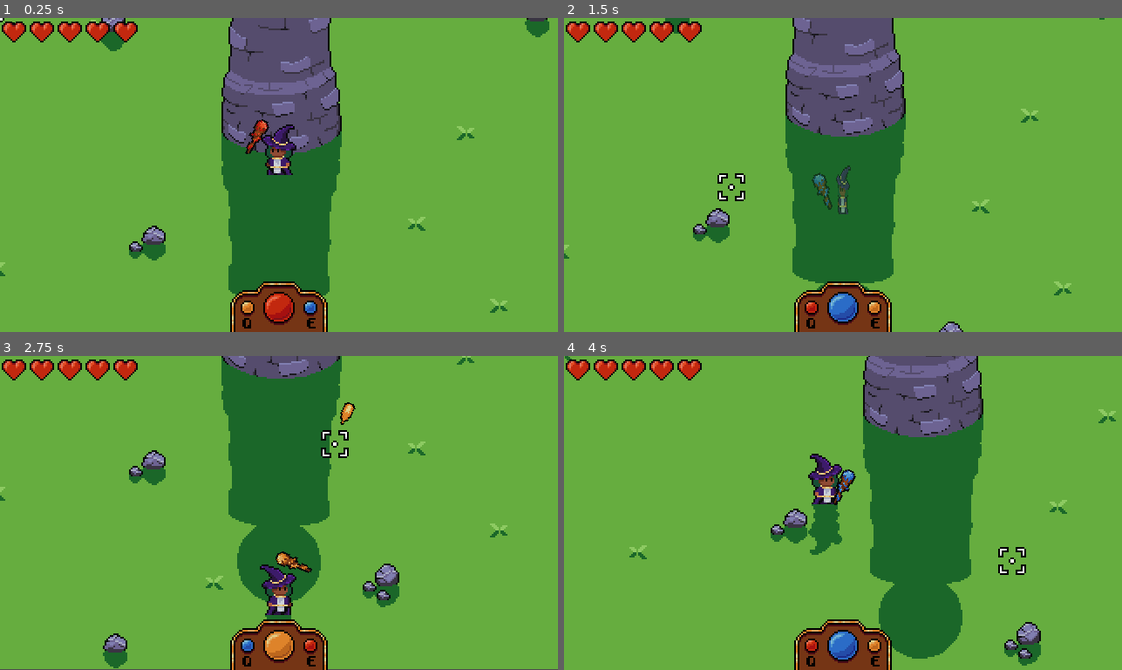
Above: before the commit, frames 1-4 (two rows, left to right).
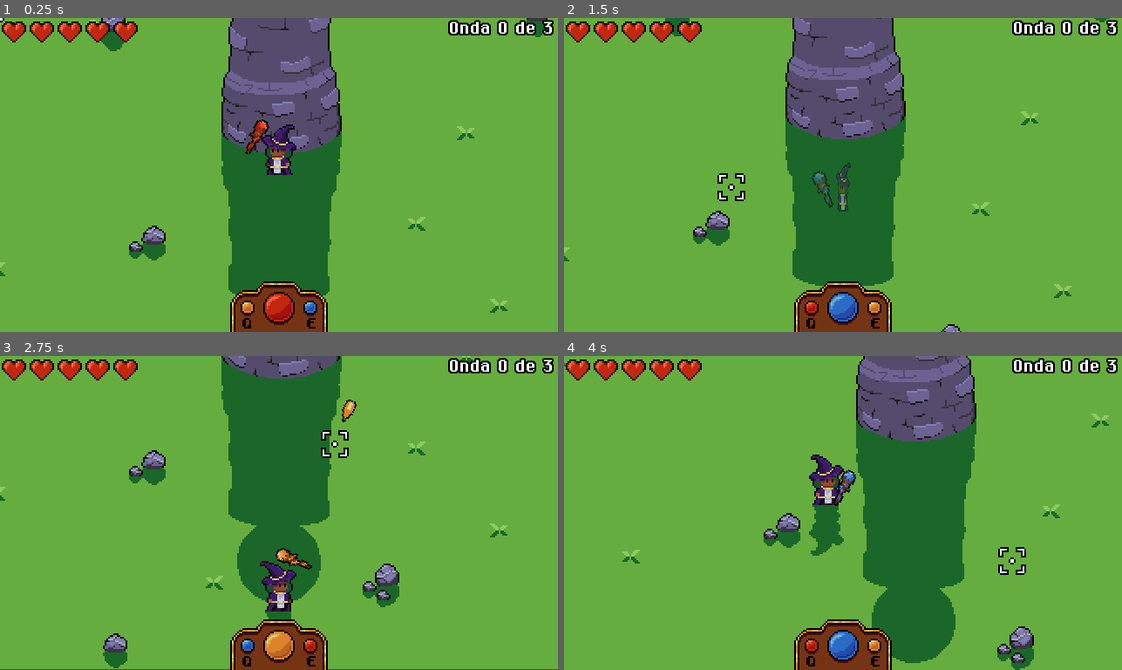
Above: after the commit, the same moments.

Repository: Triceru179/GameJam5
Game: Godot game, scene res://scenes/Game.tscn
Two runs of this game, one before a commit and one after it. Both use one fixed random seed, a clock stepped at 60 frames per second and the inputs below.
Inputs (mouse positions are in pixels of both pictures, inside the frame that each line leads up to):
- Up to frame 1 (0.25 s): no input
- Up to frame 2 (1.5 s): tap Enter (action_accept) at 0.5, 0.6 s; move the mouse to (965, 159) at 0.52 s; hold E (action_color_swap_right) 0.53-1.28 s; move the mouse to (731, 190) at 1.27 s; hold S (action_down) from 1.28 s (still down); right-click (731, 190) at 1.35 s
- Up to frame 3 (2.75 s): move the mouse to (334, 443) at 2.02 s; release S (action_down) at 2.03 s; hold E (action_color_swap_right) from 2.03 s (still down); click (334, 443) at 2.1 s
- Up to frame 4 (4 s): move the mouse to (815, 575) at 2.77 s; release E (action_color_swap_right) at 2.78 s; hold W (action_up) 2.78-3.53 s; tap Enter (action_accept) at 2.85 s; move the mouse to (1010, 560) at 3.52 s; hold Q (action_color_swap_left) from 3.53 s (still down); hold Right mouse button (action_dash) from 3.53 s (still down)

The runs differ from the first frame. In frame 1, 0.7% of the frame differs, in the area x 80-100%, y 0-6%; in frame 2, 3.6%; in frame 3, 1.7%; in frame 4, 7.1%, in the area x 0-100%, y 0-100%.

Commit message:
Wave HUD added

Diff:
--- a/actors/actor.gd
+++ b/actors/actor.gd
@@ -1,5 +1,7 @@
 extends KinematicBody2D
 class_name Actor
+
+signal died
 
 export(Resource) var actor_data = null
 
@@ -32,6 +34,7 @@
 
 func _on_Health_changed(current_health):
 	if current_health <= 0:
+		emit_signal("died")
 		queue_free()
 	else:
 		Globals.blink_white($BodyPaletteSwapper)
--- a/actors/enemies/Enemy.tscn
+++ b/actors/enemies/Enemy.tscn
@@ -24,6 +24,7 @@
 material = SubResource( 1 )
 
 [node name="Pushbox" parent="." index="2"]
+visible = true
 shape = SubResource( 2 )
 
 [node name="Hurtbox" parent="." index="3"]
--- a/actors/enemies/enemy.gd
+++ b/actors/enemies/enemy.gd
@@ -1,7 +1,5 @@
 extends Actor
 class_name Enemy
-
-signal killed
 
 onready var attack_cooldown_timer := $AttackCooldown
 onready var player_detector = get_tree().get_current_scene().get_node("World/PlayerDetector")
@@ -33,7 +31,6 @@
 		return
 
 	var p = area.get_parent() as Projectile
-
 	if p != null && p.color_i == current_color_index:
 		p.destroy_projectile()
 
@@ -42,7 +39,7 @@
 
 func _on_Health_changed(current_health):
 	if current_health <= 0:
-		emit_signal("killed")
+		emit_signal("died")
 		queue_free()
 	else:
 		Globals.blink_white($BodyPaletteSwapper)
--- a/actors/enemies/player_detector.gd
+++ b/actors/enemies/player_detector.gd
@@ -11,7 +11,7 @@
 	if player != null:
 		return (point - player.global_position).normalized()
 	else:
-		return Vector2.ZERO
+		return Vector2(randf(), randf()).normalized()
 
 func get_player_sqr_distance_to(point: Vector2):
 	if player != null:
--- a/actors/enemies/slime/Slime.tscn
+++ b/actors/enemies/slime/Slime.tscn
@@ -191,8 +191,6 @@
 extents = Vector2( 6, 5 )
 
 [node name="Slime" instance=ExtResource( 1 )]
-collision_layer = 0
-collision_mask = 1
 script = ExtResource( 6 )
 actor_data = ExtResource( 8 )
 
@@ -211,10 +209,9 @@
 texture = ExtResource( 2 )
 offset = Vector2( 0, -14 )
 hframes = 7
-frame = 1
+frame = 2
 
 [node name="Pushbox" parent="." index="2"]
-visible = true
 position = Vector2( 0, -2 )
 shape = SubResource( 6 )
 
--- a/actors/player/player.gd
+++ b/actors/player/player.gd
@@ -9,8 +9,7 @@
 	DASH,
 }
 
-const COLOR_DEFAULT = Color(1.0, 1.0, 1.0, 1.0)
-const COLOR_TRASPARENT = Color(1.0, 1.0, 1.0, 0.5)
+
 const WEAPON_DISTANCE = 13
 const DASH_SPEED = 252
 
@@ -47,7 +46,6 @@
 		_cycle_color(1)
 
 	_rotate_weapon()
-	_try_dash()
 
 func _physics_process(_delta):
 	_get_input()
@@ -59,6 +57,7 @@
 
 			_idle_logic()
 			_try_attack()
+			_try_dash()
 
 			if input_vector != Vector2.ZERO:
 				current_state = State.MOVE
@@ -69,18 +68,22 @@
 
 			_move_logic()
 			_try_attack()
+			_try_dash()
 
-			if velocity.length_squared() == 0:
+			if input_vector == Vector2.ZERO && velocity.length_squared() == 0:
 				current_state = State.IDLE
 
 		State.DASH:
+			if anim_player.current_animation != Globals.ANIM_MOVE:
+				anim_player.play(Globals.ANIM_MOVE)
+
 			_flip(dash_direction.x)
-			move_and_slide(dash_direction * DASH_SPEED)
+			var _er = move_and_slide(dash_direction * DASH_SPEED)
 
 			dash_cooldown_timer.start()
 			if dash_duration_timer.is_stopped():
 				current_state = State.MOVE
-				$Pivot.modulate = COLOR_DEFAULT
+				$Pivot.modulate = Globals.COLOR_DEFAULT
 
 func _cycle_color(value: int):
 	var index = current_color_index
@@ -151,7 +154,7 @@
 		if dash_direction == Vector2.ZERO:
 			dash_direction = Vector2(sign(body_pivot.scale.x), 0)
 
-		$Pivot.modulate = COLOR_TRASPARENT
+		$Pivot.modulate = Globals.COLOR_SEMI_TRASPARENT
 
 		dash_duration_timer.start()
 		$InvincibilityTimer.start(dash_duration_timer.wait_time)
@@ -172,7 +175,8 @@
 		$Hurtbox.monitoring = false
 		visible = false
 
+		emit_signal("died")
 		yield(get_tree().create_timer(2), "timeout")
-		get_tree().reload_current_scene()
+		var _er = get_tree().reload_current_scene()
 	else:
 		Globals.blink_white($BodyPaletteSwapper)
--- a/autoload/globals.gd
+++ b/autoload/globals.gd
@@ -15,6 +15,10 @@
 }
 
 const COLOR_COUNT = 3
+
+const COLOR_DEFAULT = Color(1.0, 1.0, 1.0, 1.0)
+const COLOR_SEMI_TRASPARENT = Color(1.0, 1.0, 1.0, 0.5)
+const COLOR_TRASPARENT = Color(1.0, 1.0, 1.0, 0.0)
 
 const ACTION_ACCEPT = "action_accept"
 const ACTION_UP = "action_up"
--- a/hud/HUD.tscn
+++ b/hud/HUD.tscn
@@ -10,6 +10,7 @@
 [ext_resource path="res://hud/palettes/palette_orbs_yellow.png" type="Texture" id=8]
 [ext_resource path="res://hud/palettes/palette_orbs_red.png" type="Texture" id=9]
 [ext_resource path="res://hud/color_hud_orbs.png" type="Texture" id=10]
+[ext_resource path="res://menu/ChiKareGo2.ttf" type="DynamicFontData" id=11]
 
 [sub_resource type="Shader" id=1]
 resource_local_to_scene = true
@@ -28,6 +29,12 @@
 [sub_resource type="ShaderMaterial" id=2]
 resource_local_to_scene = true
 shader = SubResource( 1 )
+
+[sub_resource type="DynamicFont" id=3]
+size = 12
+outline_size = 1
+outline_color = Color( 0, 0, 0, 1 )
+font_data = ExtResource( 11 )
 
 [node name="HUD" type="CanvasLayer"]
 script = ExtResource( 3 )
@@ -63,3 +70,23 @@
 [node name="PaletteSwapper" parent="HealthHUD" instance=ExtResource( 6 )]
 target_sprite = NodePath("../Sprite")
 palette_default = ExtResource( 5 )
+
+[node name="WaveHUD" type="Control" parent="."]
+margin_right = 40.0
+margin_bottom = 40.0
+__meta__ = {
+"_edit_use_anchors_": false
+}
+
+[node name="Label" type="Label" parent="WaveHUD"]
+margin_left = 238.0
+margin_right = 318.0
+margin_bottom = 20.0
+custom_fonts/font = SubResource( 3 )
+text = "Onda: 3/7"
+align = 2
+__meta__ = {
+"_edit_use_anchors_": false
+}
+
+[node name="Tween" type="Tween" parent="."]
--- a/hud/hud.gd
+++ b/hud/hud.gd
@@ -1,13 +1,21 @@
 extends CanvasLayer
 
+const WAVE_HUD_TEXT = "Onda %s de %s"
 
 func _ready():
 	var player = get_tree().get_current_scene().get_node("World/Player")
 	player.connect("damaged", self, "_on_Player_damaged")
 	player.connect("wand_color_changed", self, "_on_Player_wand_color_changed")
 
+	var wave_spawner = get_tree().get_current_scene().get_node("World/WaveSpawner")
+	wave_spawner.connect("wave_started", self, "_update_wave_text")
+	_update_wave_text(0, wave_spawner.waves.size())
+
 	$ColorHUD/PaletteSwapper.change_palette(player.current_color_index)
 	_update_health(player.get_node("Health").current_health)
+
+func _update_wave_text(wave_number, total_waves):
+	$WaveHUD/Label.text = WAVE_HUD_TEXT % [wave_number, total_waves]
 
 func _update_health(value):
 	$HealthHUD/Sprite.region_rect = Rect2(0, 0, 16 * value, 16)
--- a/menu/pause_menu/PauseMenu.tscn
+++ b/menu/pause_menu/PauseMenu.tscn
@@ -2,8 +2,9 @@
 
 [ext_resource path="res://menu/pause_menu/pause_menu.gd" type="Script" id=1]
 [ext_resource path="res://menu/ChiKareGo2.ttf" type="DynamicFontData" id=2]
-[ext_resource path="res://menu/pause_menu/white_texture.png" type="Texture" id=3]
+[ext_resource path="res://world/white_texture.png" type="Texture" id=3]
 [ext_resource path="res://menu/Chicago.tres" type="DynamicFont" id=4]
+
 
 [sub_resource type="DynamicFont" id=1]
 font_data = ExtResource( 2 )
--- a/projectile/Projectile.gd
+++ b/projectile/Projectile.gd
@@ -1,7 +1,5 @@
 extends YSort
 class_name Projectile
-
-signal destroyed(projectile)
 
 var dir := Vector2.ZERO
 var data: ProjectileData = null
--- a/world/tower/tower_behaviour.gd
+++ b/world/tower/tower_behaviour.gd
@@ -15,9 +15,7 @@
 func _on_Player_damaged(current_health):
 	Globals.blink_white($Sphere/PaletteSwapper)
 
-	print(current_health)
 	if current_health <= 0:
-		print("??")
 		var sphere_anim_p = $Sphere/AnimationPlayer
 		sphere_anim_p.play(Globals.ANIM_DEATH)
 
--- a/world/waves/wave_spawner.gd
+++ b/world/waves/wave_spawner.gd
@@ -1,7 +1,7 @@
 extends Node
 
-signal wave_started(wave_name)
-signal wave_finished(current_wave, remaining_waves)
+signal wave_started(wave_number, total_waves)
+signal all_waves_finished
 
 const MAP_BOUNDS = Vector2(640, 360)
 const COLORS = [Globals.Colors.RED, Globals.Colors.BLUE, Globals.Colors.YELLOW]
@@ -15,10 +15,6 @@
 	randomize()
 	$TimeBeforeFirstWave.start()
 	yield($TimeBeforeFirstWave, "timeout")
-	_spawn_wave(current_wave)
-
-func spawn_next_wave():
-	current_wave += 1
 	_spawn_wave(current_wave)
 
 func _spawn_wave(index):
@@ -42,28 +38,29 @@
 
 				var r_color = randi() % COLORS.size()
 				enemy.setup_enemy(COLORS[r_color])
-				enemy.connect("killed", self, "_on_Enemy_killed")
+				enemy.connect("died", self, "_on_Enemy_died")
 				enemy.global_position = pos
 
 				remaining_enemies += 1
 
 				yield(get_tree().create_timer(randf() * 0.2), "timeout")
 
-		var wave_name = str(current_wave + 1) if current_wave - waves.size() - 1 < 0 else "Final"
-
-		emit_signal("wave_started")
-		print("Wave " + wave_name + " started! Defeat them all!")
+		emit_signal("wave_started", str(current_wave + 1), waves.size())
 
 	else:
 		push_error("Wave data is null!")
 
-func _on_Enemy_killed():
+func _on_Enemy_died():
 	remaining_enemies -= 1
 
 	if remaining_enemies <= 0:
 		remaining_enemies = 0
-		emit_signal("wave_finished", current_wave, current_wave - waves.size() - 1)
-		$RestTime.start()
+		current_wave += 1
+
+		if current_wave < waves.size():
+			$RestTime.start()
+		else:
+			emit_signal("all_waves_finished")
 
 func _on_RestTime_timeout():
-	spawn_next_wave()
+	_spawn_wave(current_wave)
Not shown: 1 places in hud/HUD.tscn that only renumber resources
Renamed: menu/pause_menu/white_texture.png -> world/white_texture.png
Not shown, changed: world/white_texture.png.import
